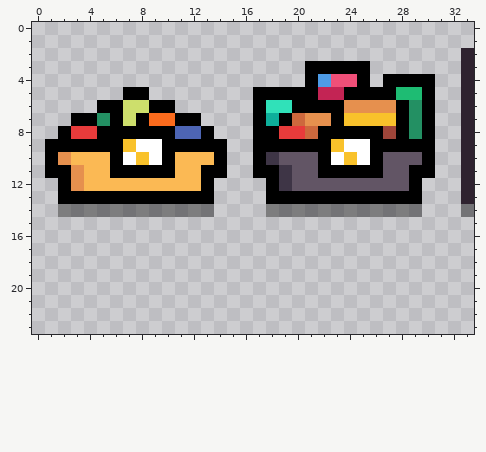
Pixel-art file, stored at Projects/TastyRoad/Assets/Sprites/SubLocations/Grocery.aseprite. Above, as it was before the edit.
160x96 pixels, 1 frame. Colours within 5 levels of each other are drawn and written as one. Shown: x 0..33, y 0..23.
After:
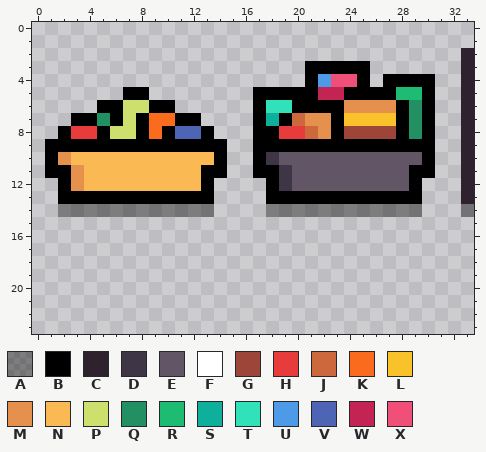
Palette (. is transparent): A #00000064  B #000000  C #2e222f  D #3e3546  E #625565  F #ffffff  G #9e4539  H #e83b3b  J #cd683d  K #fb6b1d  L #f9c22b  M #e6904e  N #fbb954  P #cddf6c  Q #239063  R #1ebc73  S #0eaf9b  T #30e1b9  U #4d9be6  V #4d65b4  W #c32454  X #f04f78
The edit:
Layer "prefabs":
Colour F becomes colour B in row 9 at x 8 to 9 and 24 to 25.
Colour L becomes colour B in row 9 at x 7 and 23.
Colour B becomes colour E in row 10 at x 22 and 26; in row 11 at x 22 to 26.
Colour F becomes colour E in row 10 at x 23 and 25.
Colour L becomes colour E in row 10 at x 24.
Colour B becomes colour G in row 8 at x 24 to 26.
Colour B becomes colour K in row 8 at x 9.
Colour B becomes colour M in row 8 at x 22.
Colour B becomes colour N in row 10 at x 6 and 10; in row 11 at x 6 to 10.
Colour F becomes colour N in row 10 at x 7 and 9.
Colour L becomes colour N in row 10 at x 8.
Colour B becomes colour P in row 8 at x 6 to 7.
Changed places in both pictures, as pixel boxes (x1, y1, x2, y2):
changed: (110, 126, 175, 178)
changed: (318, 126, 383, 178)
